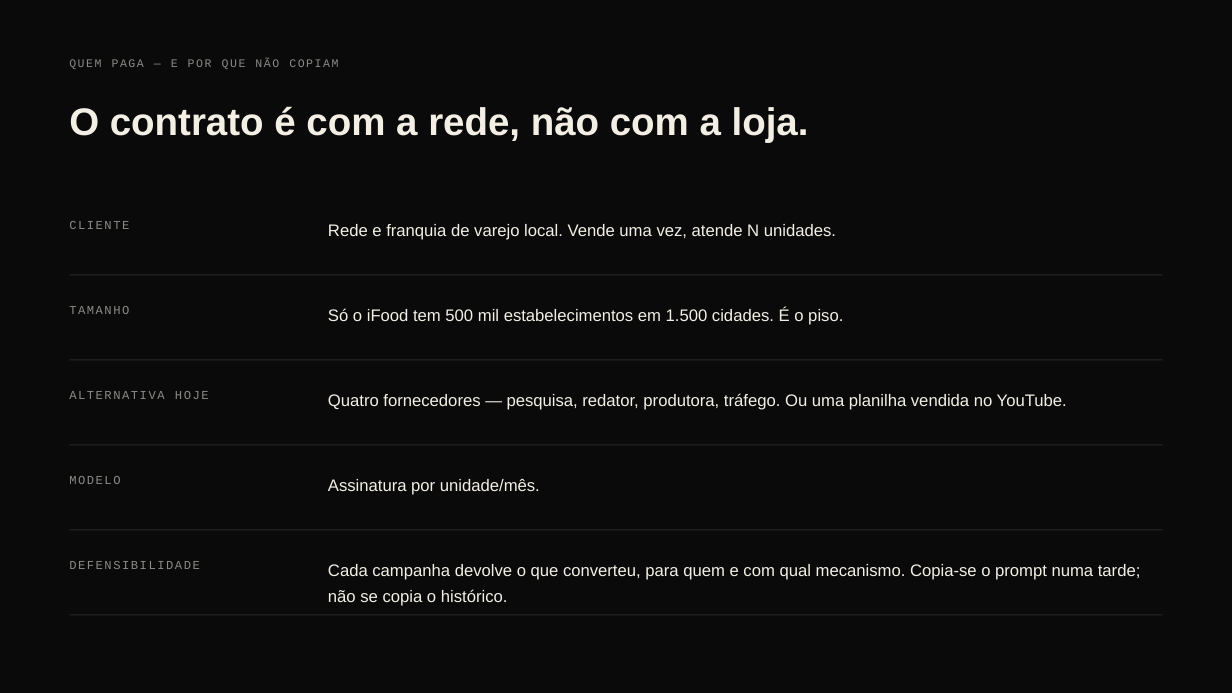
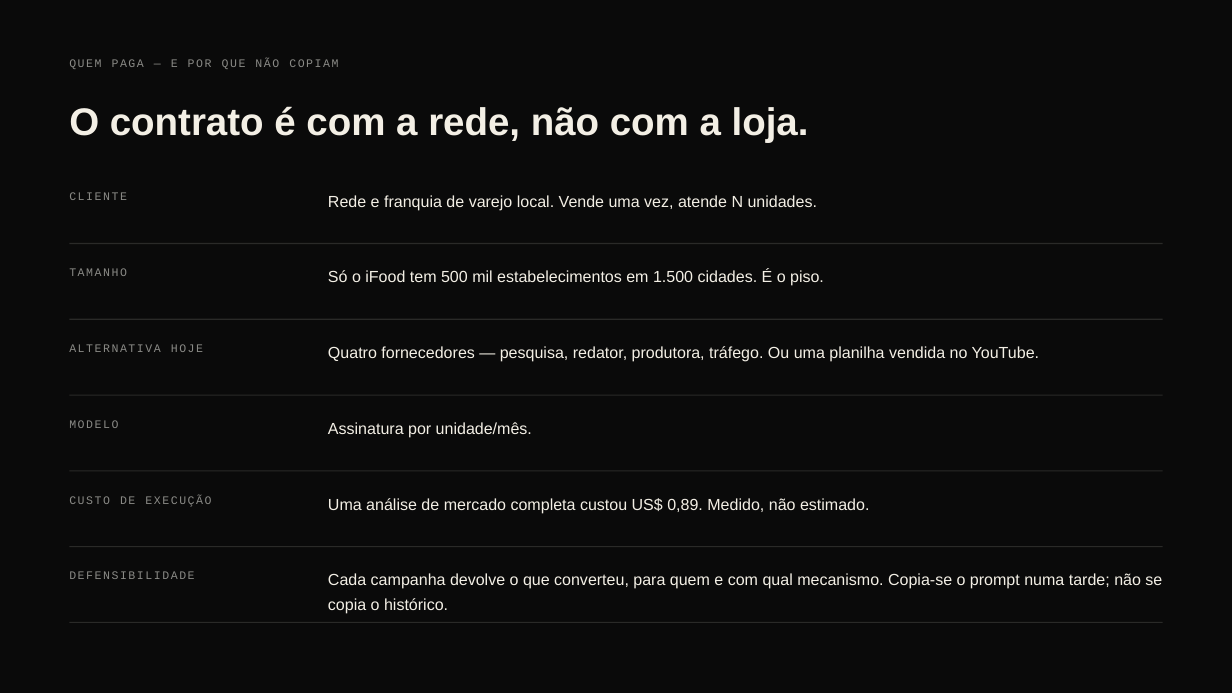
Before and after one commit to julio-amaral-oliveira/hack2L, a slide deck: slide 6 of deck/BrandLoop-deck.pptx. Drawn at 1232x693 pixels with LibreOffice and Linux fonts; fonts in the diff are those of the drawing. Boxes give left, top, right and bottom in pixels: in the first picture for what was removed or moved away, otherwise in the second. Text is boxed around its words. In the diff, an @@ line names an element or a change of style, - is before the commit and + after.

```diff
--- a/deck/BrandLoop-deck.pptx
+++ b/deck/BrandLoop-deck.pptx
@@ text "CLIENTE": place and size @@
-text "CLIENTE" at [69, 221, 129, 229]
+text "CLIENTE" at [69, 192, 127, 200]
@@ text "Rede e franquia de varejo ...": place and size @@
-text "Rede e franquia de varejo ..." at [328, 224, 836, 240]
+text "Rede e franquia de varejo ..." at [328, 195, 817, 211]
@@ rectangle: place and size @@
-rectangle at [69, 274, 1163, 275]
+rectangle at [69, 243, 1163, 244]
@@ text "TAMANHO": place and size @@
-text "TAMANHO" at [69, 306, 129, 314]
+text "TAMANHO" at [69, 268, 127, 276]
@@ text "Só o iFood tem 500 ...": place and size @@
-text "Só o iFood tem 500 ..." at [328, 307, 843, 325]
+text "Só o iFood tem 500 ..." at [328, 269, 824, 286]
@@ rectangle: place and size @@
-rectangle at [69, 360, 1163, 360]
+rectangle at [69, 319, 1163, 320]
@@ text "ALTERNATIVA HOJE": place and size @@
-text "ALTERNATIVA HOJE" at [69, 391, 209, 399]
+text "ALTERNATIVA HOJE" at [69, 344, 203, 352]
@@ text "Quatro fornecedores — pesquisa, redator, ...": place and size @@
-text "Quatro fornecedores — pesquisa, redator, ..." at [328, 393, 1067, 410]
+text "Quatro fornecedores — pesquisa, redator, ..." at [328, 346, 1039, 362]
@@ text "MODELO": place and size @@
-text "MODELO" at [69, 476, 120, 484]
+text "MODELO" at [69, 420, 118, 428]
@@ rectangle: place and size @@
-rectangle at [69, 445, 1163, 445]
+rectangle at [69, 395, 1163, 396]
@@ text "Assinatura por unidade/mês.": place and size @@
-text "Assinatura por unidade/mês." at [328, 479, 540, 495]
+text "Assinatura por unidade/mês." at [328, 422, 532, 438]
@@ rectangle: place and size @@
-rectangle at [69, 530, 1163, 531]
+rectangle at [69, 470, 1163, 471]
@@ text added at [69, 495, 211, 507], 9 pt, text #8A8A86 @@
+CUSTO DE EXECUÇÃO
@@ text added at [328, 498, 869, 514], 12.5 pt, text #F3EFE5 @@
+Uma análise de mercado completa custou US$ 0,89. Medido, não estimado.
@@ size 9.5 to 9 pt in 5 elements at [69, 192, 127, 200], [69, 268, 127, 276], [69, 344, 203, 352], [69, 420, 118, 428], [69, 571, 194, 579] @@
@@ rectangle: place and size @@
-rectangle at [69, 615, 1163, 616]
+rectangle at [69, 546, 1163, 547]
@@ text "DEFENSIBILIDADE": place and size @@
-text "DEFENSIBILIDADE" at [69, 561, 200, 569]
+text "DEFENSIBILIDADE" at [69, 571, 194, 579]
@@ size 13 to 12.5 pt; line spacing 1.3 to 1.28 in 5 elements at [328, 195, 817, 211], [328, 269, 824, 286], [328, 346, 1039, 362], [328, 422, 532, 438], [328, 573, 1162, 614] @@
@@ text "Cada campanha devolve o que ...": place and size @@
-text "Cada campanha devolve o que ..." at [328, 564, 1141, 606]
+text "Cada campanha devolve o que ..." at [328, 573, 1162, 614]
@@ rectangle added at [69, 622, 1163, 623], fill #2A2A28 @@
```
Also in this commit, not shown: 1 other slide changed, 3 other files.
